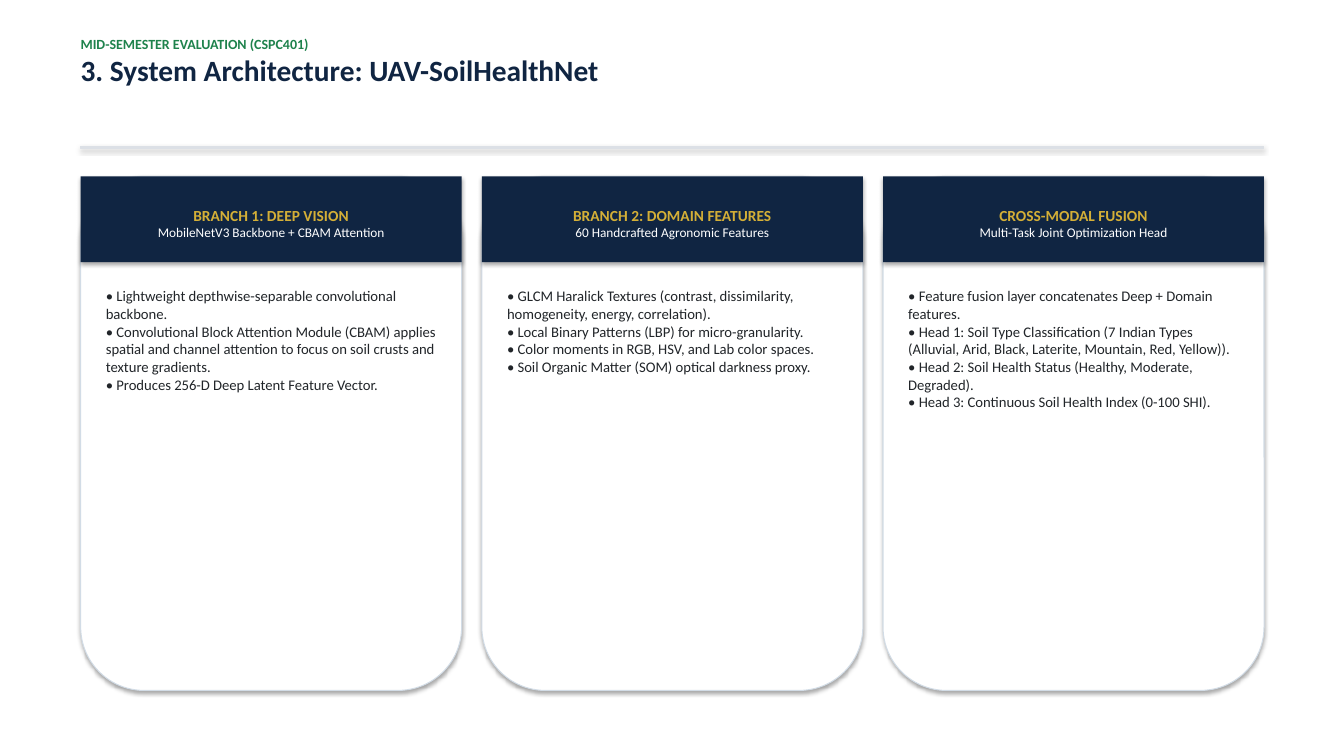
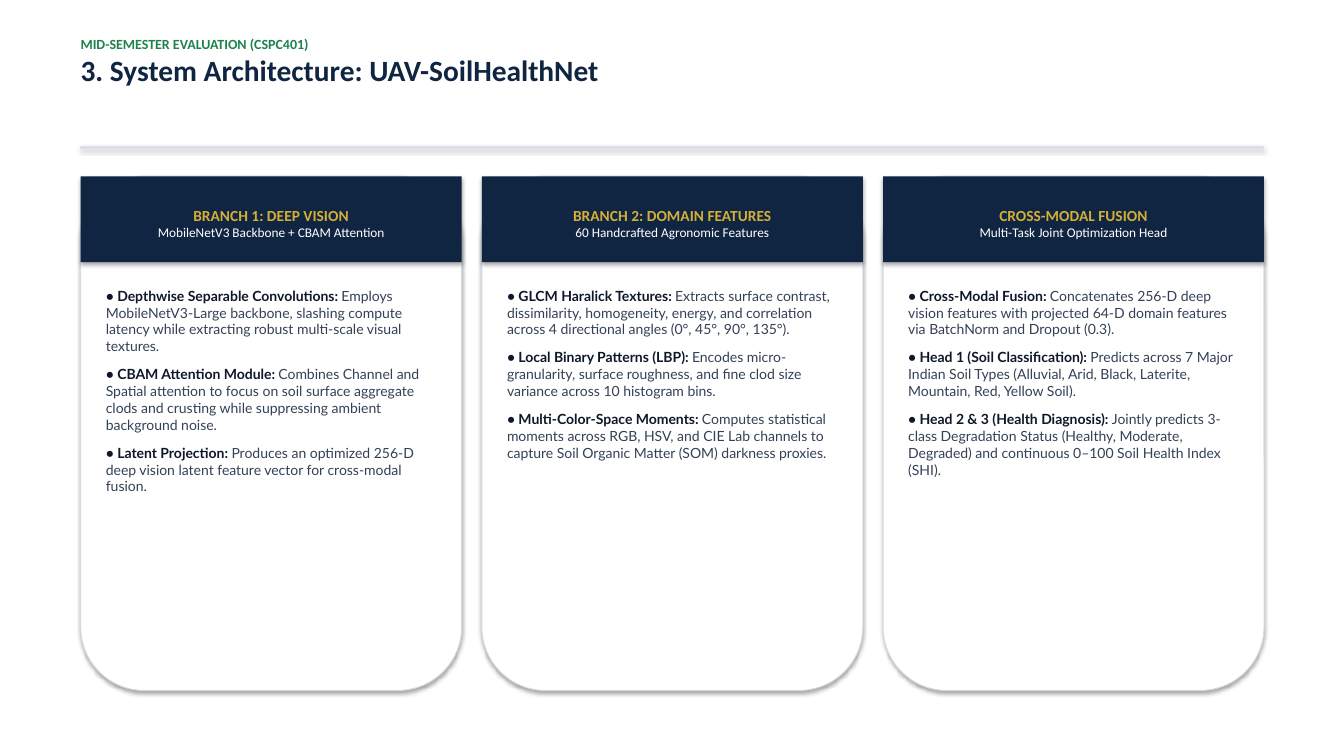
Before and after one commit to Naveen-Beniwal/soil-project1, a slide deck: slide 6 of Mid_Sem_Presentation_CSPC401.pptx. Drawn at 1344x756 pixels with LibreOffice and Linux fonts; fonts in the diff are those of the drawing. Boxes give left, top, right and bottom in pixels: in the first picture for what was removed or moved away, otherwise in the second. Text is boxed around its words. In the diff, an @@ line names an element or a change of style, - is before the commit and + after.

Commit message:
Fix layout and typography formatting across presentation, exported PDF, and project report

```diff
--- a/Mid_Sem_Presentation_CSPC401.pptx
+++ b/Mid_Sem_Presentation_CSPC401.pptx
@@ text at (106, 290, 420, 491): text changed; size 10.5 to 10 pt; font Calibri to Lato; text colour #212529 to #334155 @@
-• Lightweight depthwise-separable convolutional backbone.
-• Convolutional Block Attention Module (CBAM) applies spatial and channel attention to focus on soil crusts and texture gradients.
-• Produces 256-D Deep Latent Feature Vector.
+• Depthwise Separable Convolutions: Employs MobileNetV3-Large backbone, slashing compute latency while extracting robust multi-scale visual textures.
+• CBAM Attention Module: Combines Channel and Spatial attention to focus on soil surface aggregate clods and crusting while suppressing ambient background noise.
+• Latent Projection: Produces an optimized 256-D deep vision latent feature vector for cross-modal fusion.
@@ text at (507, 290, 830, 461): text changed; size 10.5 to 10 pt; font Calibri to Lato; text colour #212529 to #334155 @@
-• GLCM Haralick Textures (contrast, dissimilarity, homogeneity, energy, correlation).
-• Local Binary Patterns (LBP) for micro-granularity.
-• Color moments in RGB, HSV, and Lab color spaces.
-• Soil Organic Matter (SOM) optical darkness proxy.
+• GLCM Haralick Textures: Extracts surface contrast, dissimilarity, homogeneity, energy, and correlation across 4 directional angles (0°, 45°, 90°, 135°).
+• Local Binary Patterns (LBP): Encodes micro-granularity, surface roughness, and fine clod size variance across 10 histogram bins.
+• Multi-Color-Space Moments: Computes statistical moments across RGB, HSV, and CIE Lab channels to capture Soil Organic Matter (SOM) darkness proxies.
@@ text at (908, 290, 1233, 477): text changed; size 10.5 to 10 pt; font Calibri to Lato; text colour #212529 to #334155 @@
-• Feature fusion layer concatenates Deep + Domain features.
-• Head 1: Soil Type Classification (7 Indian Types (Alluvial, Arid, Black, Laterite, Mountain, Red, Yellow)).
-• Head 2: Soil Health Status (Healthy, Moderate, Degraded).
-• Head 3: Continuous Soil Health Index (0-100 SHI).
+• Cross-Modal Fusion: Concatenates 256-D deep vision features with projected 64-D domain features via BatchNorm and Dropout (0.3).
+• Head 1 (Soil Classification): Predicts across 7 Major Indian Soil Types (Alluvial, Arid, Black, Laterite, Mountain, Red, Yellow Soil).
+• Head 2 & 3 (Health Diagnosis): Jointly predicts 3-class Degradation Status (Healthy, Moderate, Degraded) and continuous 0–100 Soil Health Index (SHI).
```
Also in this commit, not shown: 5 other slides changed, 3 other files.
